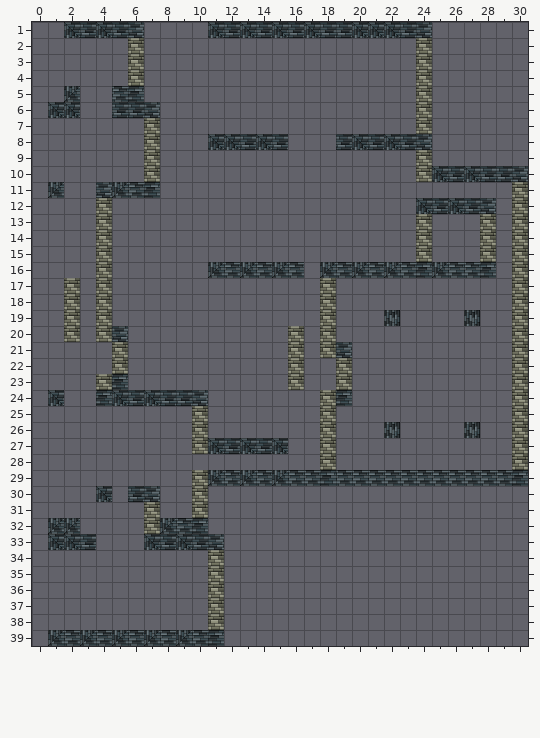
Two states of a Tiled map, assets/maps/map1.tmx. Above: the version before the commit.
Cells are 48x48 px. Shown: x 0..30, y 1..39.
Once edited:
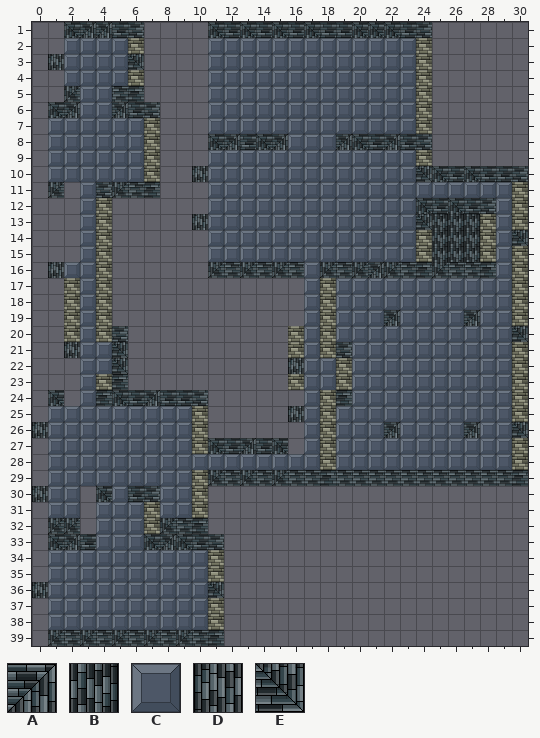
Key: from "Dungeon1": A 4, B 7, C 8, D 10, E 16.
_ is an empty cell.
Tiles of an added or newly shown layer are drawn over the layers below it.
What changed:
Layer "noCollide" (now shown):
Tile A is added in row 1 at x 3 to 4; in row 6 at x 2 and 5; in row 8 at x 12, 15, 19 and 22; in row 16 at x 21; in row 19 at x 22 and 27; in row 24 at x 7.
Tile A is added in row 26 at x 22 and 27; in row 27 at x 13; in row 33 at x 2 and 8.
Tile B is added in rows 13 to 15 at x 25 to 27.
Tile C is added in rows 2 to 4 at x 2 to 5 and 11 to 23; in rows 5 to 6 at x 3 to 4 and 11 to 23; in row 7 at x 1 to 6 and 11 to 23; in row 8 at x 1 to 6 and 16 to 18; in rows 9 to 10 at x 1 to 6 and 11 to 23; in row 11 at x 3 and 11 to 29.
Tile C is added in rows 12 to 15 at x 3, 11 to 23 and 29; in row 16 at x 2 to 3, 17 and 29; in rows 17 to 18 at x 3, 17 and 19 to 29; in row 19 at x 3, 17, 19 to 21, 23 to 26 and 28 to 29; in row 20 at x 3, 17 and 19 to 29; in row 21 at x 3 to 4, 17 and 20 to 29.
Tile C is added in row 22 at x 3 to 4, 17 to 18 and 20 to 29; in row 23 at x 3, 17 to 18 and 20 to 29; in row 24 at x 3, 17 and 20 to 29; in row 25 at x 1 to 9, 17 and 19 to 29; in row 26 at x 1 to 9, 17, 19 to 21, 23 to 26 and 28 to 29; in row 27 at x 1 to 9, 17 and 19 to 29.
Tile C is added in row 28 at x 1 to 17 and 19 to 29; in row 29 at x 1 to 9; in row 30 at x 1 to 2, 5 and 8 to 9; in row 31 at x 1 to 2, 4 to 6 and 8 to 9; in rows 32 to 33 at x 4 to 6; in rows 34 to 38 at x 1 to 10.
Tile D is added in row 3 at x 1; in row 10 at x 10; in row 13 at x 10; in row 16 at x 1; in row 21 at x 2; in row 22 at x 16.
Tile D is added in row 25 at x 16; in row 26 at x 0; in row 30 at x 0; in row 36 at x 0.
Tile E is added in row 3 at x 6; in row 10 at x 24; in row 13 at x 24; in row 14 at x 30; in row 20 at x 30; in rows 21 to 22 at x 5.
Tile E is added in row 26 at x 30; in row 36 at x 11.
Pixel boxes of the changes (left, top, right, bottom) in both pictures:
added: (32, 22, 528, 630)
